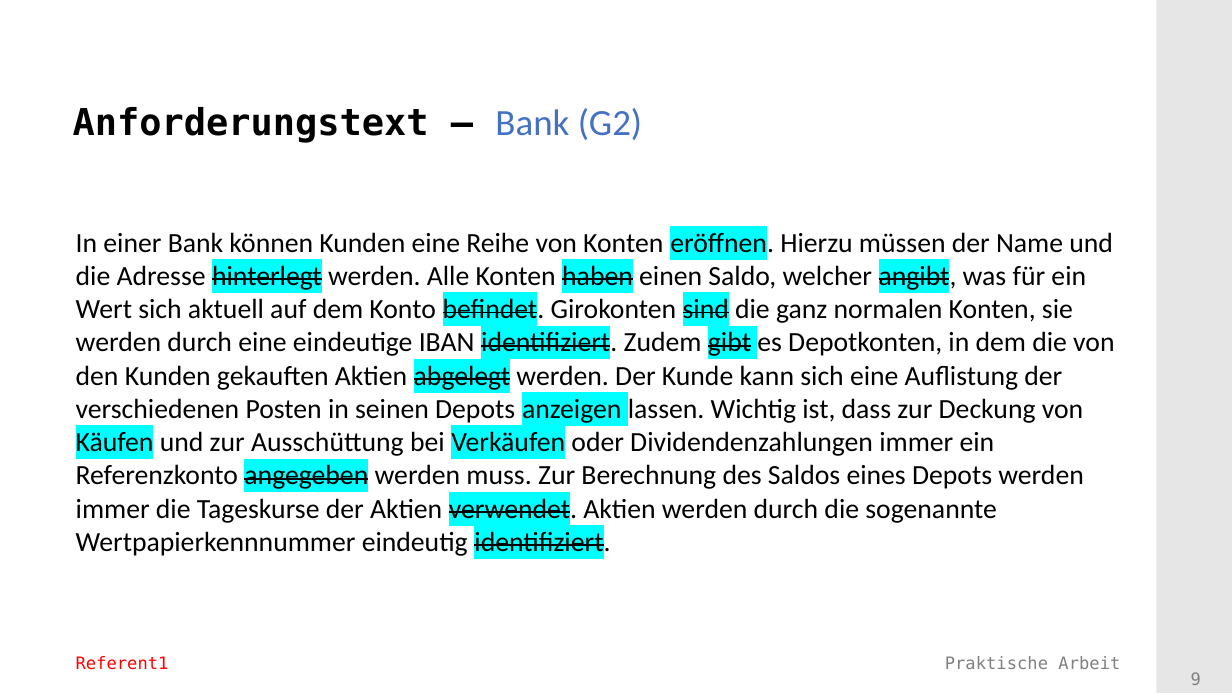
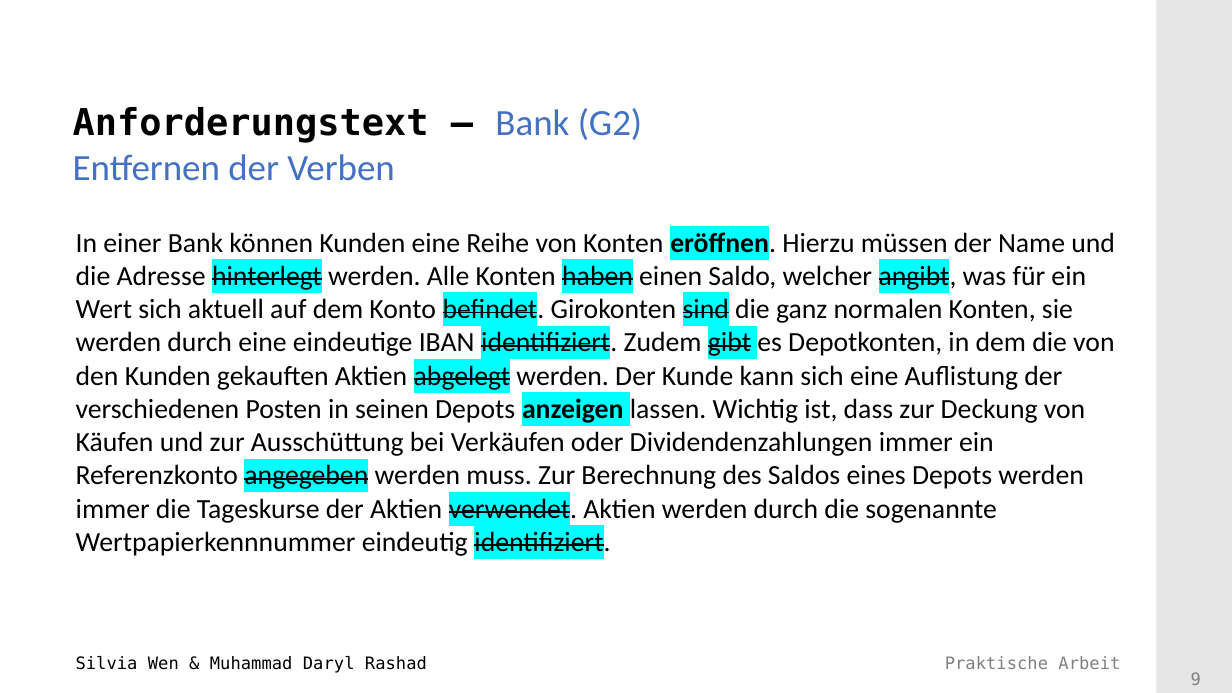
Before and after one commit to Mufasaxi/SimpleBank, a slide deck: slide 9 of Vorlage_Praesentation_2022_Subgroup_2_4_OOA.pptx. Drawn at 1232x693 pixels with LibreOffice and Linux fonts; fonts in the diff are those of the drawing; background and template pictures are left out. Boxes give left, top, right and bottom in pixels: in the first picture for what was removed or moved away, otherwise in the second. Text is boxed around its words. In the diff, an @@ line names an element or a change of style, - is before the commit and + after.

```diff
--- a/Vorlage_Praesentation_2022_Subgroup_2_4_OOA.pptx
+++ b/Vorlage_Praesentation_2022_Subgroup_2_4_OOA.pptx
@@ title at (73,107,642,181): text changed; font DejaVu Sans Mono to Calibri; text colour #000000 to #4471C4; bold off @@
-Anforderungstext – Bank (G2)
+Anforderungstext – Bank (G2)
+Entfernen der Verben
@@ text "In einer Bank können Kunden ..." at (76,229,1115,558): highlight #00FFFF to none in "Käufen Verkäufen"; bold on in "eröffnen. anzeigen" @@
@@ text at (76,656,427,673): text changed; text colour #FF0000 to #000000 @@
-Referent1
+Silvia Wen & Muhammad Daryl Rashad
```
Also in this commit, not shown: 11 other slides changed, 2 slides added, 3 other files.
